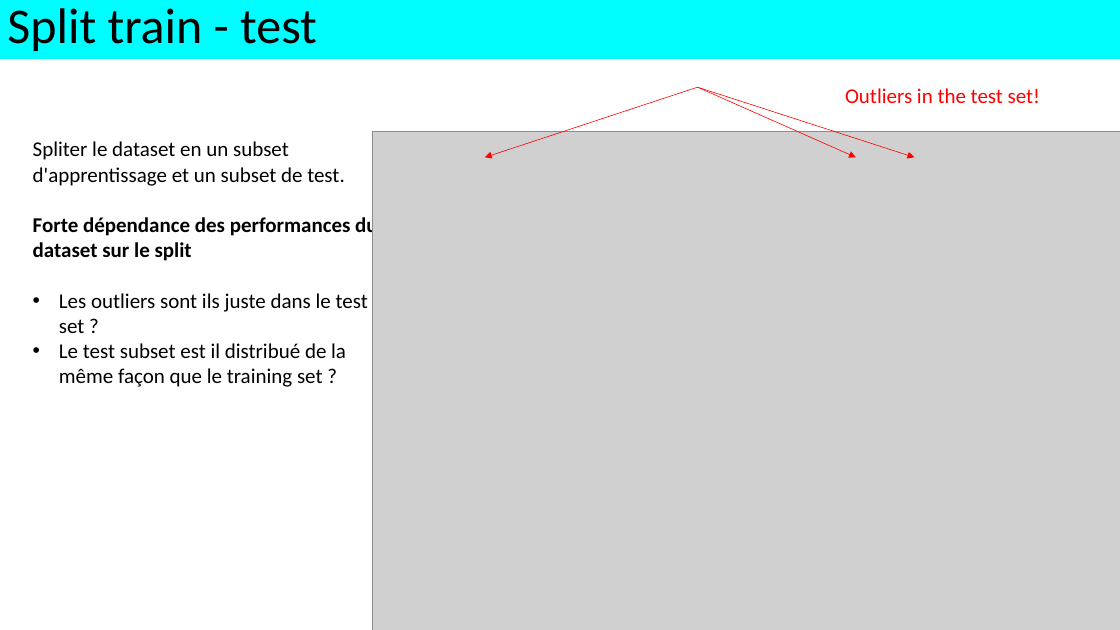
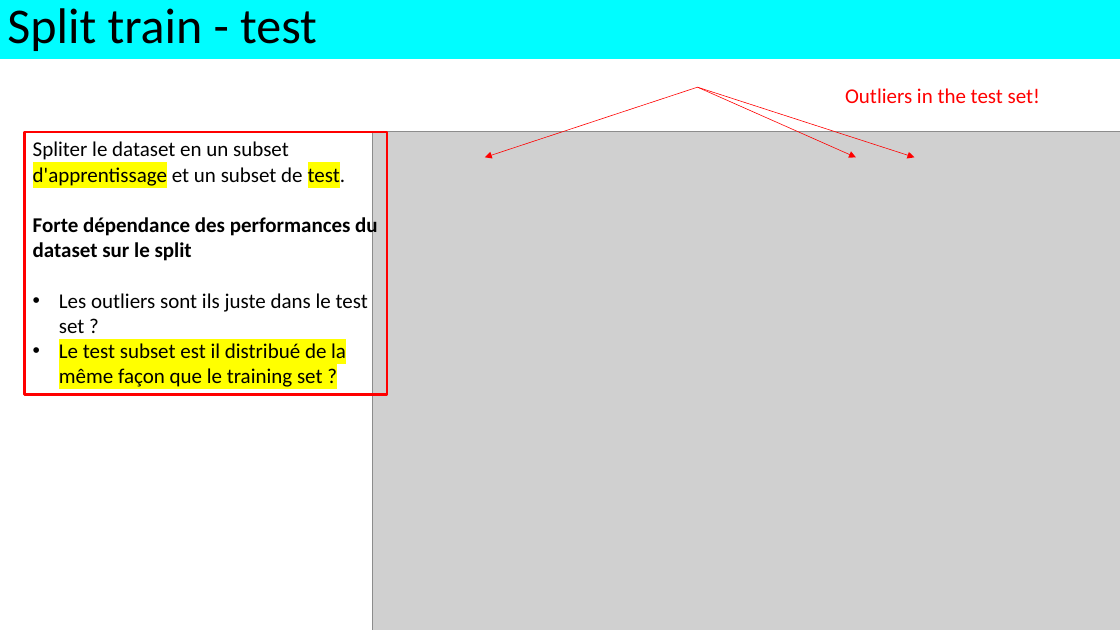
Before and after one commit to alexisperrier/XEmines_DataScience_2020, a slide deck: slide 14 of slides/XEM20_S1D5_biais_variance.pptx. Drawn at 1120x630 pixels with LibreOffice and Linux fonts; fonts in the diff are those of the drawing; grey boxes stand for pictures. Boxes give left, top, right and bottom in pixels: in the first picture for what was removed or moved away, otherwise in the second. Text is boxed around its words. In the diff, an @@ line names an element or a change of style, - is before the commit and + after.

```diff
--- a/slides/XEM20_S1D5_biais_variance.pptx
+++ b/slides/XEM20_S1D5_biais_variance.pptx
@@ rectangle "Spliter le dataset en un ...": place and size @@
-rectangle "Spliter le dataset en un ..." at bbox=[33, 141, 378, 387]
+rectangle "Spliter le dataset en un ..." at bbox=[24, 132, 387, 395]
@@ rectangle "Spliter le dataset en un ..." at bbox=[24, 132, 387, 395]: outline none to #FF0000 2.25 pt @@
@@ text in rectangle at bbox=[33, 141, 346, 390]: highlight none to #FFFF00 in "d'apprentissage test.", "Le test subset est il distribué de ..." @@
```
Also in this commit, not shown: 7 other slides changed, 3 other files.
